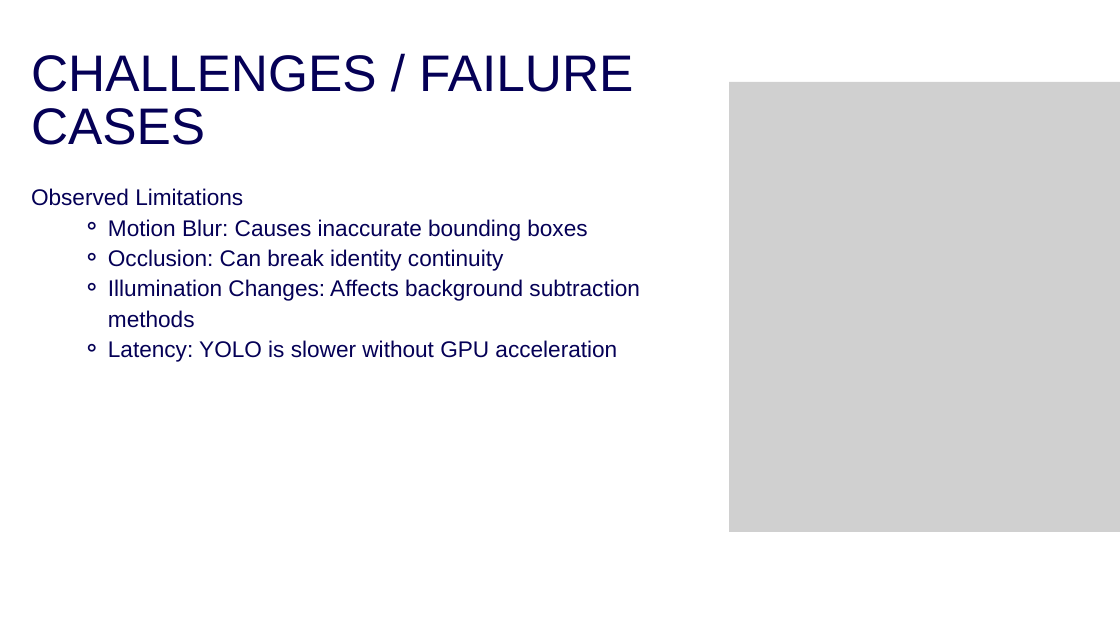
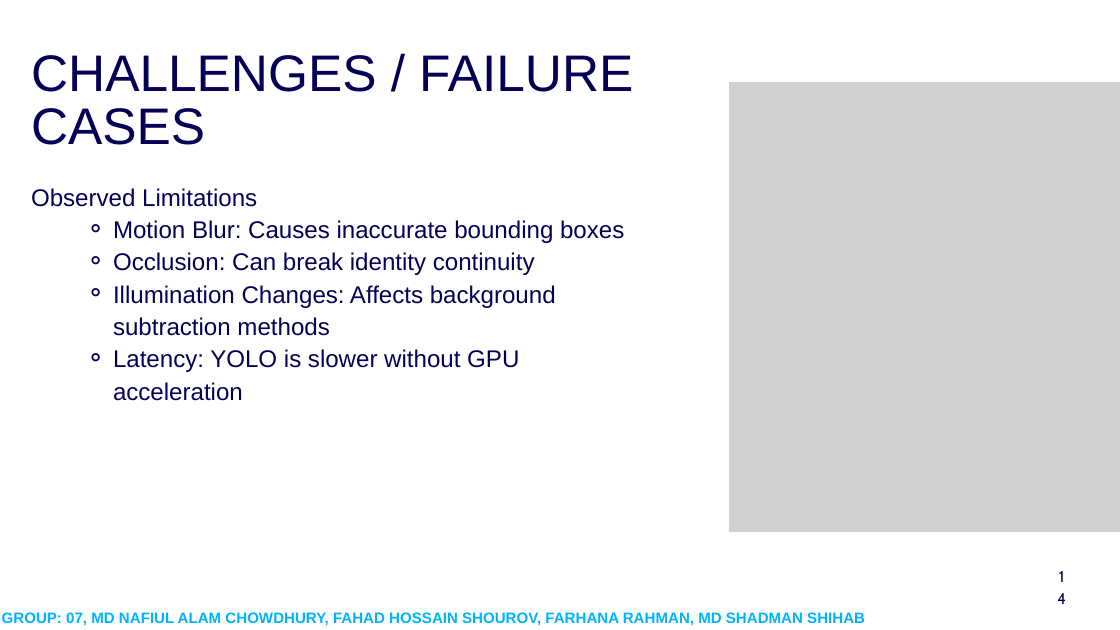
Before and after one commit to cyanide10/cse445project, a slide deck: slide 15 of other/445presentation.pptx (slide 12 before the commit). Drawn at 1120x630 pixels with LibreOffice and Linux fonts; fonts in the diff are those of the drawing; grey boxes stand for pictures; background and template pictures are left out. Boxes give left, top, right and bottom in pixels: in the first picture for what was removed or moved away, otherwise in the second. Text is boxed around its words. In the diff, an @@ line names an element or a change of style, - is before the commit and + after.

```diff
--- a/other/445presentation.pptx
+++ b/other/445presentation.pptx
@@ text "Observed Limitations" at [31,188,624,401]: size 29.1 to 31 pt; line spacing 39pt to 41.5pt; indent changed @@
@@ text added at [1057,564,1067,576], 20 pt, text #050056 @@
+14
@@ text added at [2,612,865,626], 19.4 pt, text gradient #00B3FF to #3A459B, bold @@
+GROUP: 07, MD NAFIUL ALAM CHOWDHURY, FAHAD HOSSAIN SHOUROV, FARHANA RAHMAN, MD SHADMAN SHIHAB
```
Also in this commit, not shown: 11 other slides changed, 5 slides added, 1 slide removed.
